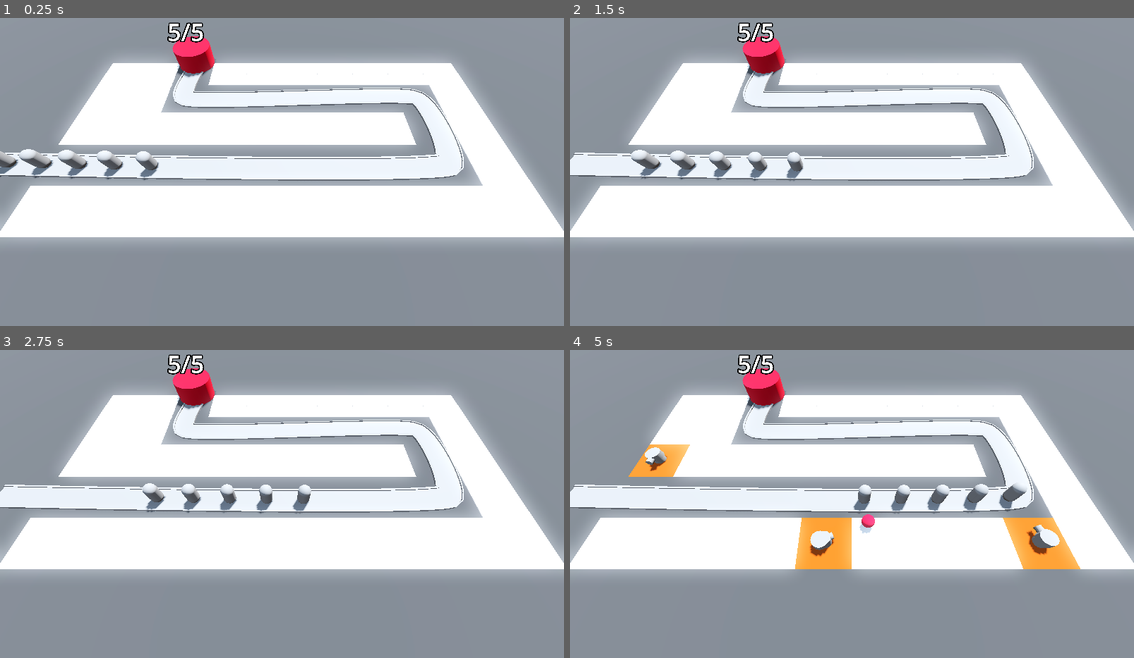
Above: before the commit, frames 1-4 (two rows, left to right).
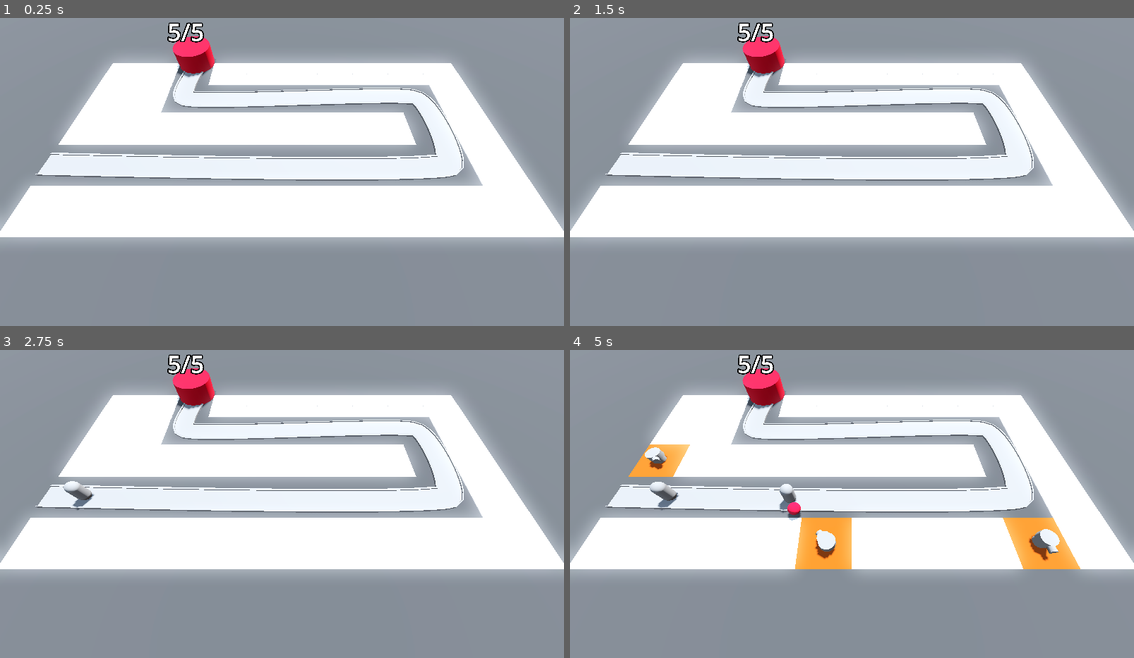
Above: after the commit, the same moments.

Repository: BerkayOzercan/Tutorial-Godot-Barbarian-Blaster
Game: Godot game, scene res://BaseLevel.tscn
Same seed, same stepped clock (60 frames per second), same inputs: the game is played once before the commit and once after it.
Inputs (mouse positions are in pixels of both pictures, inside the frame that each line leads up to):
- Up to frame 1 (0.25 s): no input
- Up to frame 2 (1.5 s): move the mouse to (976, 150) at 0.52 s; click (976, 150) at 0.6 s; move the mouse to (739, 184) at 1.27 s; click (739, 184) at 1.35 s
- Up to frame 3 (2.75 s): move the mouse to (338, 430) at 2.02 s; click (338, 430) at 2.1 s
- Up to frame 4 (5 s): move the mouse to (823, 562) at 2.77 s; click (823, 562) at 2.85 s; move the mouse to (1021, 547) at 3.52 s; click (1021, 547) at 3.6 s; move the mouse to (682, 451) at 4.27 s; click (682, 451) at 4.35 s

The runs differ from the first frame. In frame 1, 1.6% of the frame differs, in the area x 0-83%, y 23-53%; in frame 2, 1.9%; in frame 3, 2.1%; in frame 4, 3.0%, in the area x 0-87%, y 23-69%.

Commit message:
Edit : create spawner

Diff:
--- a/BaseLevel.tscn
+++ b/BaseLevel.tscn
@@ -1,9 +1,10 @@
-[gd_scene load_steps=12 format=3 uid="uid://kjmmawfo02v4"]
+[gd_scene load_steps=13 format=3 uid="uid://kjmmawfo02v4"]
 
 [ext_resource type="MeshLibrary" uid="uid://dg7418af2telp" path="res://MeshLibrary/SpaceLibrary.tres" id="1_bx40k"]
 [ext_resource type="PackedScene" uid="uid://byms6vpoh0ff2" path="res://RayPickerCamera/ray_picker_camera.tscn" id="1_v4fvo"]
 [ext_resource type="PackedScene" uid="uid://bdv4s5s0bqqgj" path="res://Enemy/enemy.tscn" id="2_6j3s5"]
 [ext_resource type="PackedScene" uid="uid://b8juxl06ynioh" path="res://Base/base.tscn" id="3_1oa58"]
+[ext_resource type="Script" path="res://EnemyPath.gd" id="3_l2o2v"]
 [ext_resource type="Script" path="res://TurretManager.gd" id="5_b0jrk"]
 [ext_resource type="PackedScene" uid="uid://w048g87bk8jn" path="res://Turret/turret.tscn" id="6_c203q"]
 
@@ -25,7 +26,7 @@
 
 [sub_resource type="Curve3D" id="Curve3D_iiq1p"]
 _data = {
-"points": PackedVector3Array(-0.245, 0, 0, 0, 0, 0, -24, 0, 6, -1, 0, 1, 1, 0, -1, 14, 0, 6, 1, 0, 1, -1, 0, -1, 14, 0, -2, 1, 0, 1, -1, 0, -1, -10, 0, -2, 0.0894413, -0.0860596, 1.83164, -0.0894413, 0.0860596, -1.83164, -10, 0, -8),
+"points": PackedVector3Array(-0.245, 0, 0, 0, 0, 0, -20, 0, 6, -1, 0, 1, 1, 0, -1, 14, 0, 6, 1, 0, 1, -1, 0, -1, 14, 0, -2, 1, 0, 1, -1, 0, -1, -10, 0, -2, 0.0894413, -0.0860596, 1.83164, -0.0894413, 0.0860596, -1.83164, -10, 0, -8),
 "tilts": PackedFloat32Array(0, 0, 0, 0, 0)
 }
 point_count = 5
@@ -57,10 +58,12 @@
 }
 metadata/_editor_floor_ = Vector3(0, 0, 0)
 
-[node name="Path3D" type="Path3D" parent="."]
+[node name="EnemyPath" type="Path3D" parent="."]
 curve = SubResource("Curve3D_iiq1p")
+script = ExtResource("3_l2o2v")
+enemy_scene = ExtResource("2_6j3s5")
 
-[node name="CSGPolygon3D" type="CSGPolygon3D" parent="Path3D"]
+[node name="CSGPolygon3D" type="CSGPolygon3D" parent="EnemyPath"]
 polygon = PackedVector2Array(-1, 0, -1, 0.1, 1, 0.1, 1, 0)
 mode = 2
 path_node = NodePath("..")
@@ -73,7 +76,7 @@
 path_u_distance = 1.0
 path_joined = false
 
-[node name="RightEdge" type="CSGPolygon3D" parent="Path3D"]
+[node name="RightEdge" type="CSGPolygon3D" parent="EnemyPath"]
 polygon = PackedVector2Array(1, 0, 1, 0.2, 1.1, 0.2, 1.1, 0)
 mode = 2
 path_node = NodePath("..")
@@ -86,7 +89,7 @@
 path_u_distance = 1.0
 path_joined = false
 
-[node name="LeftEdge" type="CSGPolygon3D" parent="Path3D"]
+[node name="LeftEdge" type="CSGPolygon3D" parent="EnemyPath"]
 polygon = PackedVector2Array(-1.1, 0, -1.1, 0.15, -0.9, 0.2, -0.9, 0)
 mode = 2
 path_node = NodePath("..")
@@ -99,33 +102,15 @@
 path_u_distance = 1.0
 path_joined = false
 
-[node name="Enemy" parent="Path3D" instance=ExtResource("2_6j3s5")]
-transform = Transform3D(-4.37109e-08, 0, -0.999988, 0, 0.999999, 0, 0.999989, 0, -4.37109e-08, -24, 0, 6)
-speed = 5.0
-
-[node name="Enemy2" parent="Path3D" instance=ExtResource("2_6j3s5")]
-transform = Transform3D(-0.02409, 0, -0.999697, 0, 0.999999, 0, 0.999698, 0, -0.02409, -21.0012, 0, 6.07557)
-progress = 3.0
-speed = 5.0
-
-[node name="Enemy3" parent="Path3D" instance=ExtResource("2_6j3s5")]
-transform = Transform3D(-0.0222979, 0, -0.999738, 0, 0.999999, 0, 0.999739, 0, -0.0222979, -18.0019, 0, 6.14512)
-progress = 6.0
-speed = 5.0
-
-[node name="Enemy4" parent="Path3D" instance=ExtResource("2_6j3s5")]
-transform = Transform3D(-0.0205184, 0, -0.999776, 0, 0.999999, 0, 0.999777, 0, -0.0205184, -15.0025, 0, 6.20937)
-progress = 9.0
-speed = 5.0
-
-[node name="Enemy5" parent="Path3D" instance=ExtResource("2_6j3s5")]
-transform = Transform3D(-0.0186043, 0, -0.999814, 0, 0.999999, 0, 0.999815, 0, -0.0186043, -12.003, 0, 6.2681)
-progress = 12.0
-speed = 5.0
+[node name="Timer" type="Timer" parent="EnemyPath"]
+wait_time = 2.0
+autostart = true
 
 [node name="Base" parent="." instance=ExtResource("3_1oa58")]
 
 [node name="TurretManager" type="Node3D" parent="." node_paths=PackedStringArray("enemy_path")]
 script = ExtResource("5_b0jrk")
-enemy_path = NodePath("../Path3D")
+enemy_path = NodePath("../EnemyPath")
 turret = ExtResource("6_c203q")
+
+[connection signal="timeout" from="EnemyPath/Timer" to="EnemyPath" method="_on_timer_timeout"]
--- a/Enemy/enemy.gd
+++ b/Enemy/enemy.gd
@@ -20,6 +20,7 @@
 
 func _process(delta: float) -> void:
 	progress += delta * speed
+	print(progress)
 	if progress_ratio >= 0.99:
 		base.take_damage()
 		set_process(false)
--- a/Enemy/enemy.tscn
+++ b/Enemy/enemy.tscn
@@ -9,6 +9,21 @@
 shading_mode = 0
 
 [sub_resource type="CapsuleShape3D" id="CapsuleShape3D_un6p0"]
+
+[sub_resource type="Animation" id="Animation_yyx5p"]
+length = 0.001
+tracks/0/type = "value"
+tracks/0/imported = false
+tracks/0/enabled = true
+tracks/0/path = NodePath("DamageHighlight:visible")
+tracks/0/interp = 1
+tracks/0/loop_wrap = true
+tracks/0/keys = {
+"times": PackedFloat32Array(0),
+"transitions": PackedFloat32Array(1),
+"update": 1,
+"values": [false]
+}
 
 [sub_resource type="Animation" id="Animation_2wfbx"]
 resource_name = "TakeDamage"
@@ -26,21 +41,6 @@
 "values": [true, false]
 }
 
-[sub_resource type="Animation" id="Animation_yyx5p"]
-length = 0.001
-tracks/0/type = "value"
-tracks/0/imported = false
-tracks/0/enabled = true
-tracks/0/path = NodePath("DamageHighlight:visible")
-tracks/0/interp = 1
-tracks/0/loop_wrap = true
-tracks/0/keys = {
-"times": PackedFloat32Array(0),
-"transitions": PackedFloat32Array(1),
-"update": 1,
-"values": [false]
-}
-
 [sub_resource type="AnimationLibrary" id="AnimationLibrary_kwjwe"]
 _data = {
 "RESET": SubResource("Animation_yyx5p"),
@@ -49,7 +49,9 @@
 
 [node name="Enemy" type="PathFollow3D"]
 transform = Transform3D(0.999989, 0, 0, 0, 0.999999, 0, 0, 0, 0.999988, 0, 0, 0)
+use_model_front = true
 script = ExtResource("1_ghfq2")
+speed = 5.0
 
 [node name="MeshInstance3D" type="MeshInstance3D" parent="."]
 transform = Transform3D(1, 0, 0, 0, 1, 0, 0, 0, 1, 0, 1, 0)
--- /dev/null
+++ b/EnemyPath.gd
@@ -0,0 +1,10 @@
+extends Path3D
+
+@export var enemy_scene: PackedScene
+
+func spawn_enemy() -> void:
+	var new_enemy = enemy_scene.instantiate()
+	add_child(new_enemy)
+
+func _on_timer_timeout() -> void:
+	spawn_enemy()
Not shown: 4 places in MeshLibrary/SpaceLibrary.tres that only renumber resources
